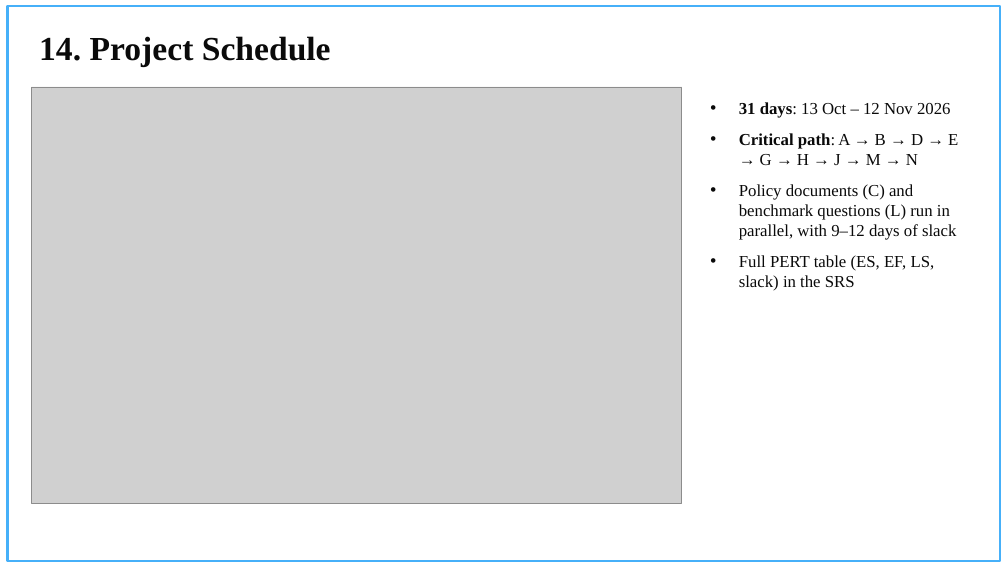
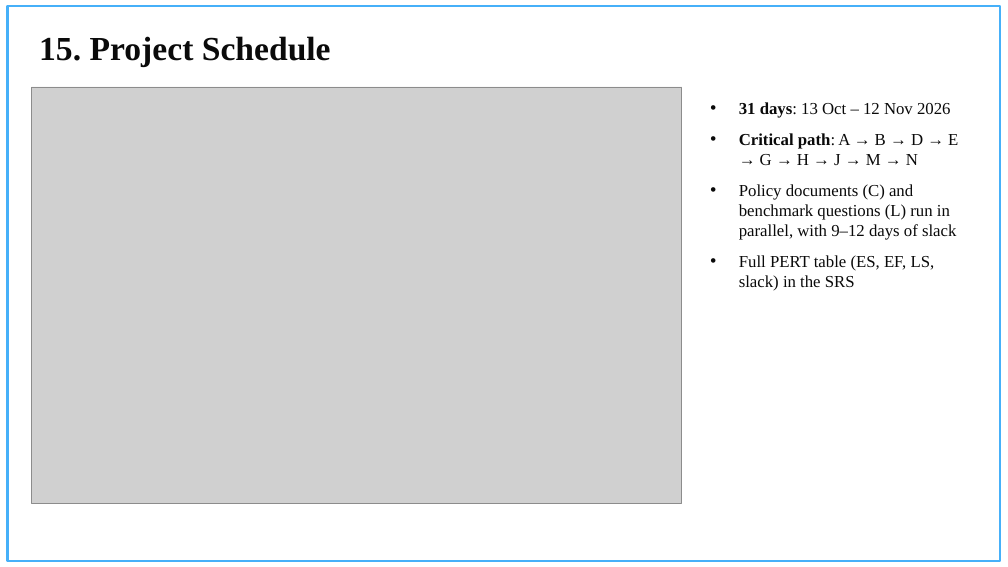
Before and after one commit to ankurkarn20/campus-gpt, a slide deck: slide 17 of docs/slides/CampusGPT_Major_Project.pptx (slide 16 before the commit). Drawn at 1008x567 pixels with LibreOffice and Linux fonts; fonts in the diff are those of the drawing; grey boxes stand for pictures; background and template pictures are left out. Boxes give left, top, right and bottom in pixels: in the first picture for what was removed or moved away, otherwise in the second. Text is boxed around its words. In the diff, an @@ line names an element or a change of style, - is before the commit and + after.

```diff
--- a/docs/slides/CampusGPT_Major_Project.pptx
+++ b/docs/slides/CampusGPT_Major_Project.pptx
@@ title at <box>39,36,331,66</box>: text changed @@
-14. Project Schedule
+15. Project Schedule
```
Also in this commit, not shown: 5 other slides changed, 1 slide added, 5 other files.
